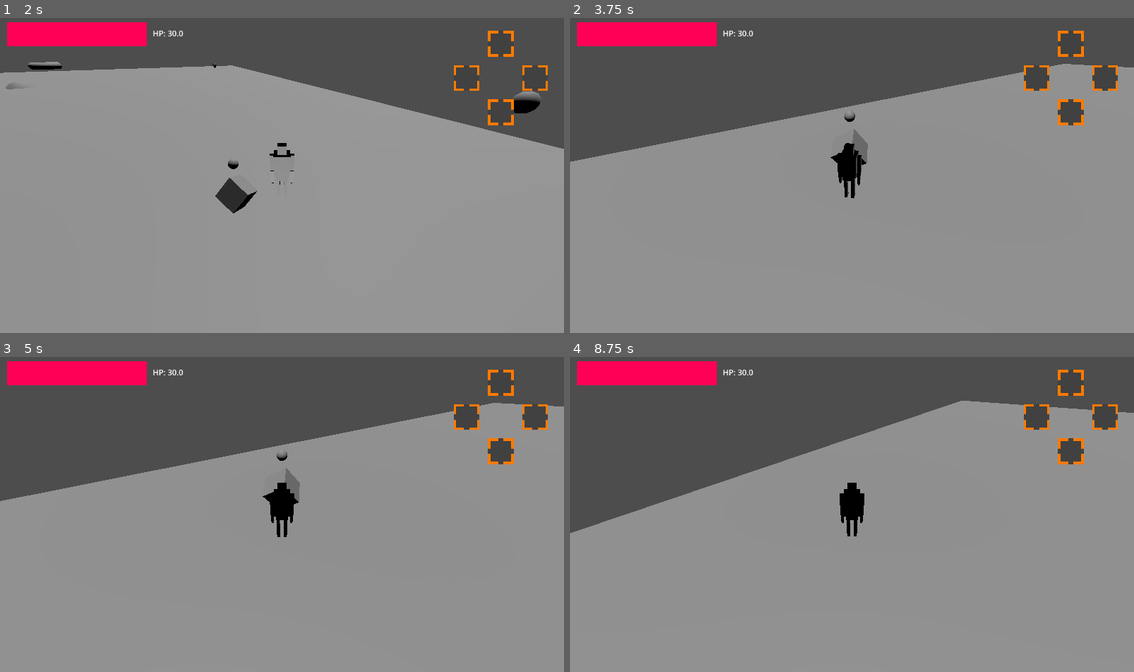
Above: before the commit, frames 1-4 (two rows, left to right).
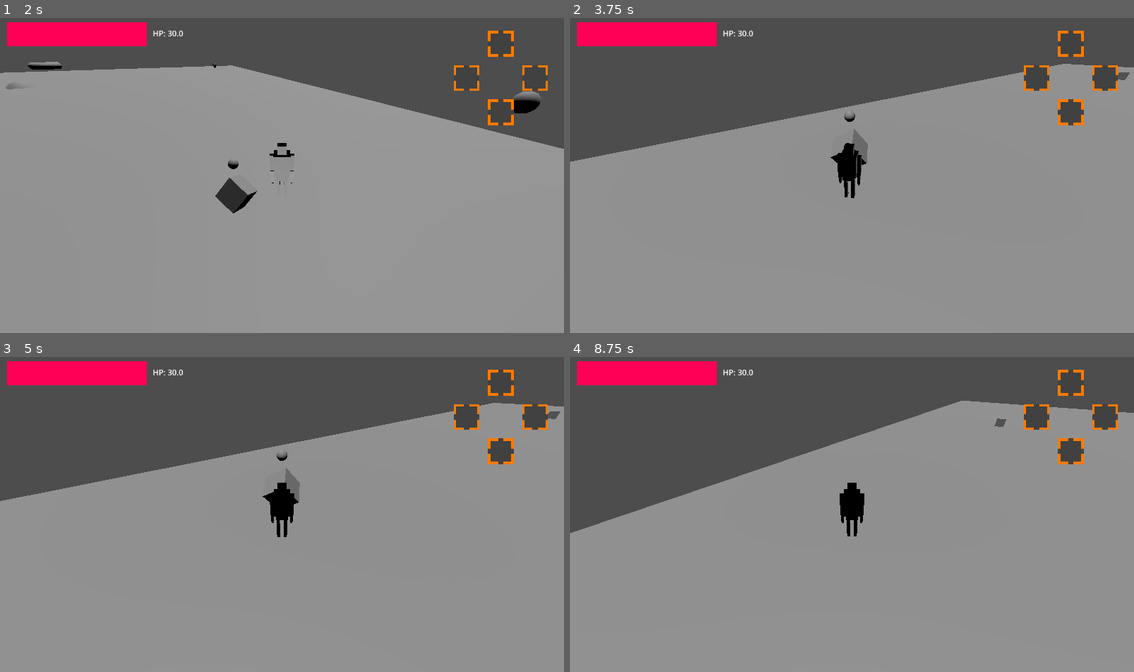
Above: after the commit, the same moments.

Repository: stron1le/MVM28
Game: Godot game, scene res://Scenes/start_screen.tscn
The game is run twice, just before and just after one commit, with the same random seed, the same clock (stepped at 60 frames per second) and the same inputs.
Inputs (mouse positions are in pixels of both pictures, inside the frame that each line leads up to):
- Up to frame 1 (2 s): click "New Game" at 0.5 s; tap Enter at 1.25 s; move the mouse to (310, 172) at 1.27 s; hold W (ForwardAxisNegative) from 1.28 s (still down); click (310, 172) at 1.35 s; tap Space (Jump) at 1.52 s
- Up to frame 2 (3.75 s): keep holding W (ForwardAxisNegative); move the mouse to (823, 175) at 2.02 s; right-click (823, 175) at 2.1 s; tap Space (Jump) at 2.27 s; move the mouse to (863, 169) at 2.77 s; tap Left (HorizontalAxisNegative) at 2.85 s; move the mouse to (846, 178) at 3.52 s; tap Right (HorizontalAxisPositive) at 3.6 s
- Up to frame 3 (5 s): keep holding W (ForwardAxisNegative); tap Space (Jump) at 3.77, 4.52 s; move the mouse to (321, 517) at 4.27 s; click (321, 517) at 4.35 s
- Up to frame 4 (8.75 s): move the mouse to (806, 508) at 5.02 s; right-click (806, 508) at 5.1 s; tap Space (Jump) at 5.27, 6.77, 7.52, 8.27 s; move the mouse to (857, 514) at 5.77 s; tap Left (HorizontalAxisNegative) at 5.85 s; move the mouse to (829, 508) at 6.52 s; release W (ForwardAxisNegative) at 6.53 s; hold 2 (ShoulderRight) 6.53-7.28 s; tap Right (HorizontalAxisPositive) at 6.6 s; move the mouse to (880, 511) at 7.27 s; hold W (ForwardAxisNegative) from 7.28 s (still down); click (880, 511) at 7.35 s; move the mouse to (823, 514) at 8.02 s; right-click (823, 514) at 8.1 s

Frame 1 is identical in both runs. In frame 2, less than 0.1% of the frame differs, in the area x 97-100%, y 17-20%; in frame 3, less than 0.1%; in frame 4, less than 0.1%.

Commit message:
Item changes, Treasure chest revisions
Treasure chests have been implemented. Once a treasure chest is opened (by an attack), it will add its flag to the Globals node's openedChests property. These are saved to the file, so opening a save will not make chests reset to being unopened. Also, some items have been changed to be given unique ids, so that the utility items can be re-added properly.

Diff:
--- a/mvm28/Items/TestDamage.tres
+++ b/mvm28/Items/TestDamage.tres
@@ -13,6 +13,6 @@
 itemType = 2
 itemUseType = 1
 quantity = 1
-recreateID = false
+recreateID = true
 icon = ExtResource("1_ysk36")
 metadata/_custom_type_script = "uid://c7kje653kde45"
--- a/mvm28/Items/TestHeal.tres
+++ b/mvm28/Items/TestHeal.tres
@@ -13,6 +13,6 @@
 itemType = 2
 itemUseType = 0
 quantity = 1
-recreateID = false
+recreateID = true
 icon = ExtResource("1_ug2re")
 metadata/_custom_type_script = "uid://c7kje653kde45"
--- a/mvm28/Items/WeaponItem/DefaultWeapon.tres
+++ b/mvm28/Items/WeaponItem/DefaultWeapon.tres
@@ -8,7 +8,7 @@
 script = ExtResource("1_q14lo")
 weaponID = 0
 weaponScene = ExtResource("2_soqtd")
-ID = 0
+ID = 3
 instanceID = 0
 name = ""
 stackable = false
--- a/mvm28/Scenes/test_room.tscn
+++ b/mvm28/Scenes/test_room.tscn
@@ -1,8 +1,13 @@
-[gd_scene load_steps=6 format=3 uid="uid://bewbtejyphgkr"]
+[gd_scene load_steps=11 format=3 uid="uid://bewbtejyphgkr"]
 
 [ext_resource type="PackedScene" uid="uid://ddfaeome8lgwj" path="res://Scenes/lock_on_target.tscn" id="2_6idp7"]
 [ext_resource type="PackedScene" uid="uid://b16okbm7tst43" path="res://Scenes/save_crystal.tscn" id="3_arrdh"]
 [ext_resource type="PackedScene" uid="uid://fhp87gasefrq" path="res://Scenes/test_enemy.tscn" id="3_rx0dc"]
+[ext_resource type="PackedScene" uid="uid://ctt3mhts1qpgf" path="res://Scenes/treasure_chest.tscn" id="4_3tvqv"]
+[ext_resource type="Script" uid="uid://c7kje653kde45" path="res://Scripts/Item.gd" id="5_548gw"]
+[ext_resource type="Resource" uid="uid://bp7erkld56ngj" path="res://Items/TestDamage.tres" id="6_548gw"]
+[ext_resource type="Resource" uid="uid://bhfmj7svhbnt2" path="res://Items/TestHeal.tres" id="7_hjqbe"]
+[ext_resource type="Resource" uid="uid://bq70rqinnxq4o" path="res://Items/WeaponItem/DefaultWeapon.tres" id="8_8h618"]
 
 [sub_resource type="ConcavePolygonShape3D" id="ConcavePolygonShape3D_oqbmf"]
 data = PackedVector3Array(-50, -1, 50, -2.04065, -1, -9.46019, -2.35634, -1, -10.6384, 1.17817, -1, -12.679, 50, -1, -5 …(14287 unchanged characters)…
@@ -60,3 +65,12 @@
 [node name="TestEnemy" parent="." instance=ExtResource("3_rx0dc")]
 transform = Transform3D(1, 0, 0, 0, 1, 0, 0, 0, 1, 0, 2.75596, -24.6803)
 collision_layer = 2
+
+[node name="TreasureChest" parent="." instance=ExtResource("4_3tvqv")]
+transform = Transform3D(1, 0, 0, 0, 1, 0, 0, 0, 1, -21.988, 0, 37.4878)
+items = Array[ExtResource("5_548gw")]([ExtResource("6_548gw"), ExtResource("7_hjqbe")])
+
+[node name="TreasureChest2" parent="." instance=ExtResource("4_3tvqv")]
+transform = Transform3D(1, 0, 0, 0, 1, 0, 0, 0, 1, -39.9812, 9.53674e-07, -19.4651)
+chestID = 1
+items = Array[ExtResource("5_548gw")]([ExtResource("8_8h618"), ExtResource("6_548gw")])
--- a/mvm28/Scenes/treasure_chest.tscn
+++ b/mvm28/Scenes/treasure_chest.tscn
@@ -8,6 +8,17 @@
 script = ExtResource("1_bsmnj")
 
 [node name="Area3D" type="Area3D" parent="."]
+transform = Transform3D(1, 0, 0, 0, 1, 0, 0, 0, 1, 0, 0.5, 0)
 
 [node name="CollisionShape3D" type="CollisionShape3D" parent="Area3D"]
 shape = SubResource("BoxShape3D_mj18t")
+
+[node name="CSGBox3D" type="CSGBox3D" parent="."]
+transform = Transform3D(1, 0, 0, 0, 1, 0, 0, 0, 1, 0, 0.5, 0)
+
+[node name="StaticBody3D" type="StaticBody3D" parent="."]
+
+[node name="CollisionShape3D" type="CollisionShape3D" parent="StaticBody3D"]
+shape = SubResource("BoxShape3D_mj18t")
+
+[connection signal="area_entered" from="Area3D" to="." method="_on_area_entered"]
--- a/mvm28/Scripts/GlobalSettings.gd
+++ b/mvm28/Scripts/GlobalSettings.gd
@@ -46,6 +46,7 @@
 	print(get_tree().current_scene.name);
 	saveDictionary.set("Scene",get_tree().current_scene.name)
 	saveDictionary.set("Inventory",Globals.getInventoryDictionary());
+	saveDictionary.set("openedChests",Globals.openedChests);
 	return saveDictionary;
 func DeJSON(jsonstring):
 	var json=JSON.new();
@@ -80,6 +81,10 @@
 					newItem=Item.new();
 				newItem.populateFromDict(itemDict);
 				Globals.add_to_Inventory(newItem,true);
+		if (contents.has("openedChests")):
+			var openedChests=contents.get("openedChests");
+			for i in openedChests:
+				Globals.openedChests.append(i as int);
 		if (contents.has("Scene")):
 			loadGameScene(contents.get("Scene"));
 func get_first_available_slot():
--- a/mvm28/Scripts/Globals.gd
+++ b/mvm28/Scripts/Globals.gd
@@ -10,6 +10,7 @@
 var gameMode=GAME_MODE_ACTION;
 var spawnLocations={};
 var Inventory = {};
+var openedChests=[];
 func _process(delta):
 	if (Input.is_action_just_pressed("TriggerRight") and !paused):
 		add_test_weapon();
--- a/mvm28/Scripts/Item.gd
+++ b/mvm28/Scripts/Item.gd
@@ -62,6 +62,10 @@
 	icon=load(getIconByID());
 func getIconByID():
 	match(ID):
+		0:
+			return "res://PNGs/PotionImage.png"
+		1:
+			return "res://PNGs/PoisonImage.png"
 		_:
 			print("No icon found for "+str(ID));
 			return "res://PNGs/GreatswordImage.png";
--- a/mvm28/Scripts/treasure_chest.gd
+++ b/mvm28/Scripts/treasure_chest.gd
@@ -1,5 +1,22 @@
 extends Node3D
-@export var slots:Array[ChestSlot];
+@export var chestID:int=0;
+@export var items:Array[Item];
+var opened:bool=false;
+signal openedChest;
+func _ready():
+	if (chestID in Globals.openedChests):
+		opened=true;
 func open():
-	for s in slots:
-		var item = s.item;
+	for item in items:
+		if (item==null):
+			continue;
+		Globals.add_to_Inventory(item);
+		print(item.name);
+		print(item.ID);
+	print(Globals.Inventory);
+	opened=true;
+	openedChest.emit();
+	Globals.openedChests.append(chestID);
+func _on_area_entered(area):
+	if (area.is_in_group("canActivateSave") and !opened):
+		open();
